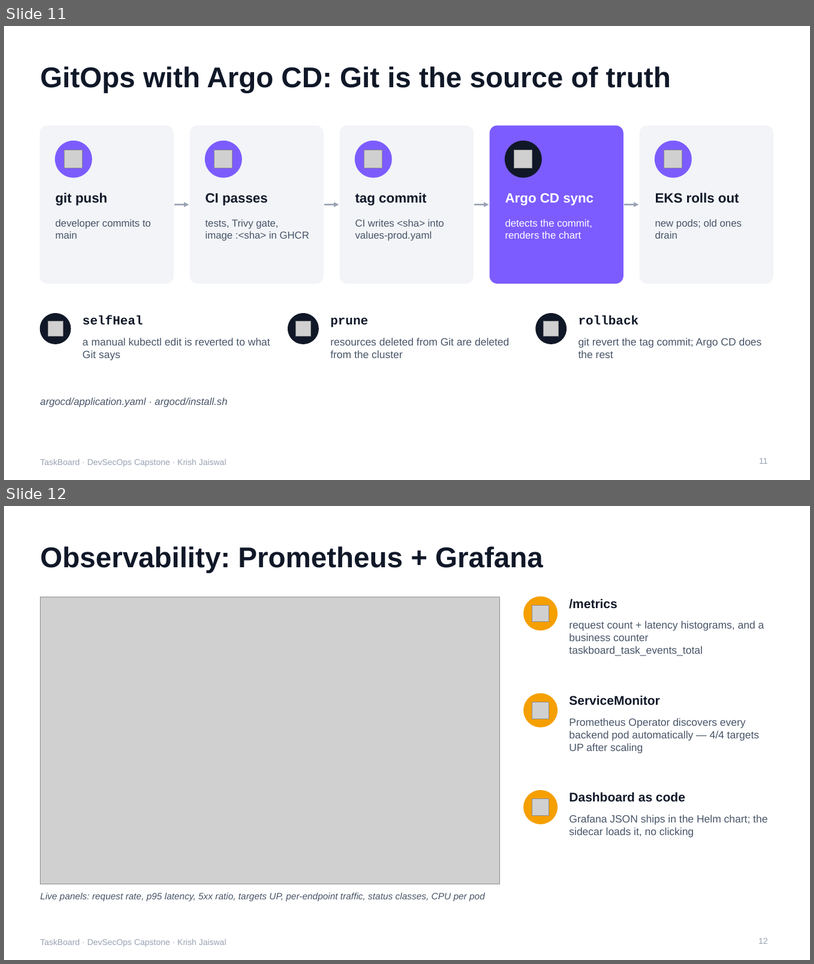
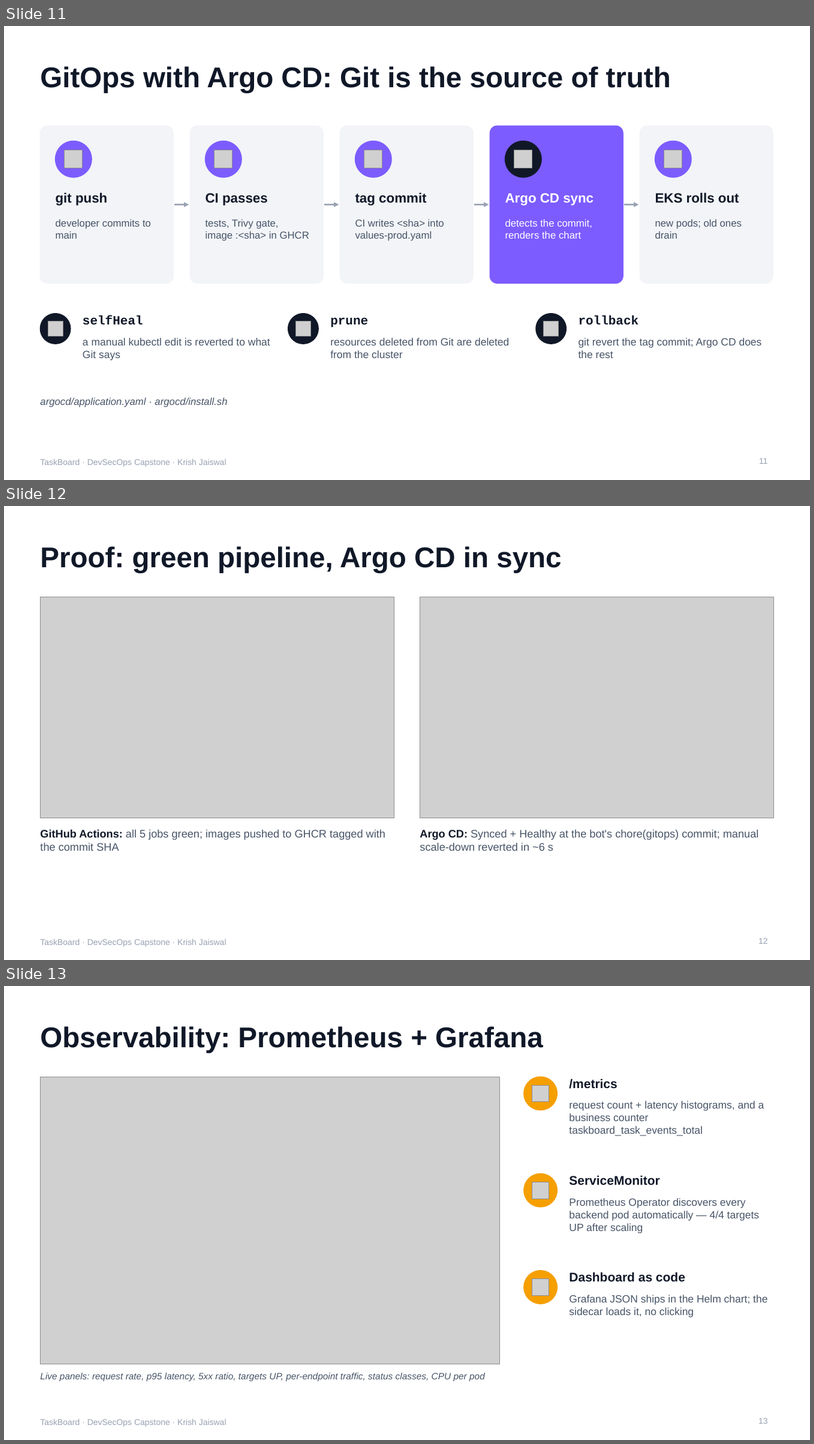
Before and after one commit to venkat1701/devsecops-python, a slide deck: demo/TaskBoard-DevSecOps-Capstone.pptx. Shown one above the other, each under a label of ours: slides 11 and 12 before the commit, slides 11, 12 and 13 after it. The pictures are 814x964 and 814x1444 pixels, drawn with LibreOffice and Linux fonts; fonts in the diff are those of the drawing; grey boxes stand for pictures. Boxes give left, top, right and bottom in pixels: in the first picture for what was removed or moved away, otherwise in the second. Text is boxed around its words. In the diff, an @@ line names an element or a change of style, - is before the commit and + after.

Commit message:
docs: CI, GHCR and Argo CD verification, proof slide, updated video script

```diff
--- a/demo/TaskBoard-DevSecOps-Capstone.pptx
+++ b/demo/TaskBoard-DevSecOps-Capstone.pptx
@@ slide 12 added at (x1=4, y1=506, x2=810, y2=960), background #FFFFFF; not listed: 1 template element that a slide beside it also shows @@
@@ title added at (x1=40, y1=546, x2=561, y2=573), 34 pt, text #101828, bold @@
+Proof: green pipeline, Argo CD in sync
@@ picture added at (x1=40, y1=597, x2=394, y2=818) @@
@@ picture added at (x1=420, y1=597, x2=774, y2=818) @@
@@ text added at (x1=40, y1=829, x2=386, y2=850), 13 pt, text #475467 @@
+GitHub Actions: all 5 jobs green; images pushed to GHCR tagged with the commit SHA
@@ text added at (x1=420, y1=829, x2=759, y2=850), 13 pt, text #475467 @@
+Argo CD: Synced + Healthy at the bot's chore(gitops) commit; manual scale-down reverted in ~6 s
@@ page number added at (x1=759, y1=937, x2=768, y2=943), 10 pt, text #98A2B3 @@
+12
@@ what was slide 12 is now slide 13 @@
@@ page number at (x1=759, y1=1417, x2=768, y2=1423): text changed @@
-12
+13
```
Also in this commit, not shown: 6 other files.
